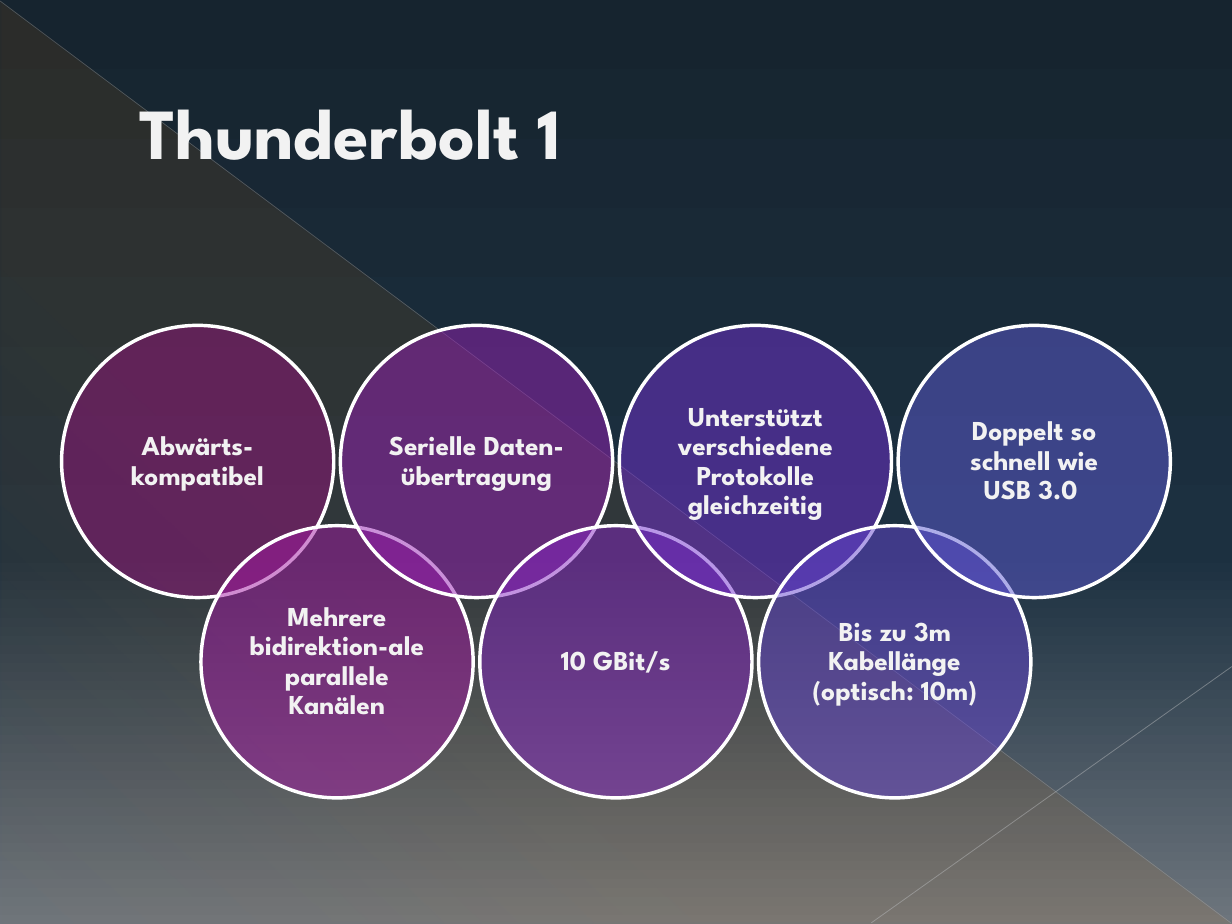
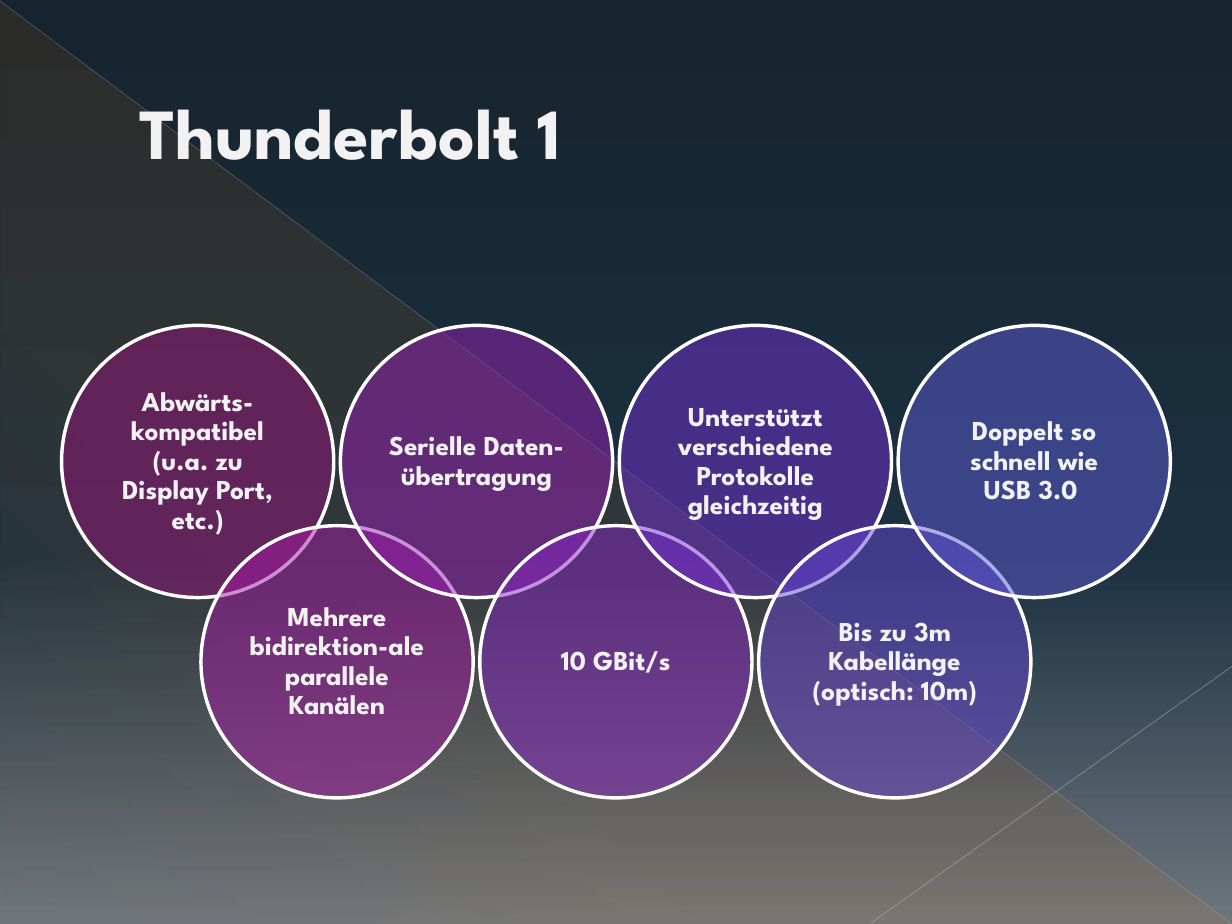
Before and after one commit to sewpalu/Compendia, a slide deck: slide 3 of doc/thunderbolt_presentation/Thunderbolt.pptx. Drawn at 1232x924 pixels with LibreOffice and Linux fonts; fonts in the diff are those of the drawing. Boxes give left, top, right and bottom in pixels: in the first picture for what was removed or moved away, otherwise in the second. Text is boxed around its words. In the diff, an @@ line names an element or a change of style, - is before the commit and + after.

```diff
--- a/doc/thunderbolt_presentation/Thunderbolt.pptx
+++ b/doc/thunderbolt_presentation/Thunderbolt.pptx
@@ text at (x1=122, y1=392, x2=273, y2=535): text changed @@
-Abwärts-kompatibel
+Abwärts-kompatibel (u.a. zu Display Port, etc.)
```
Also in this commit, not shown: 1 other slide changed.
